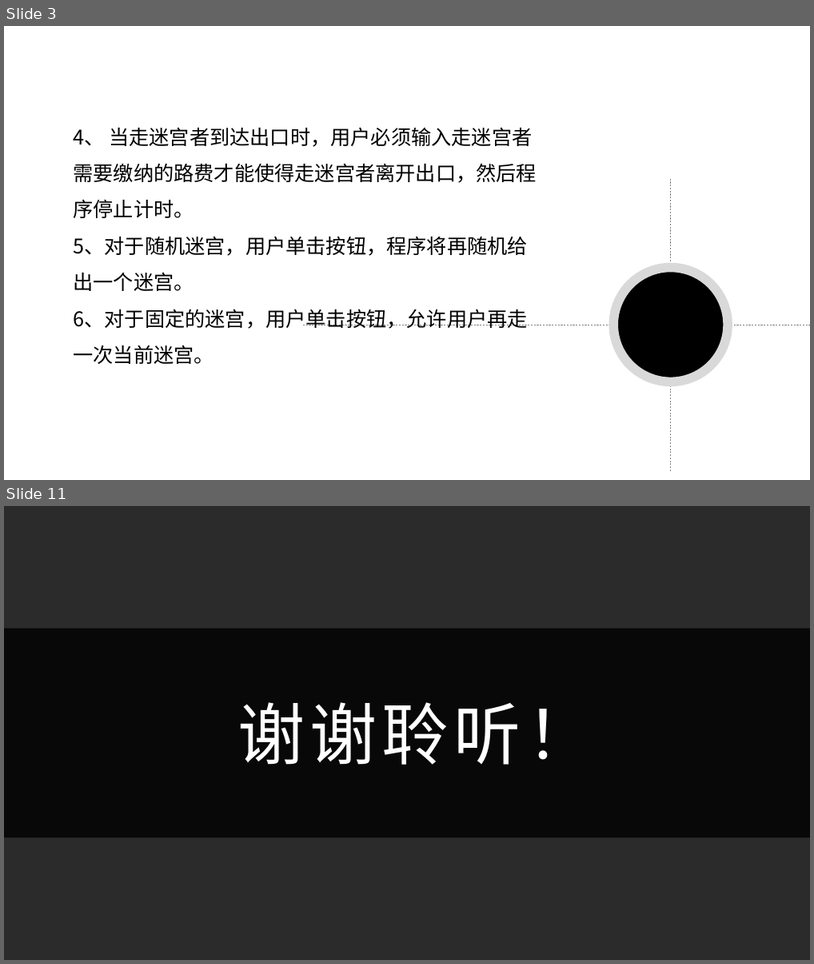
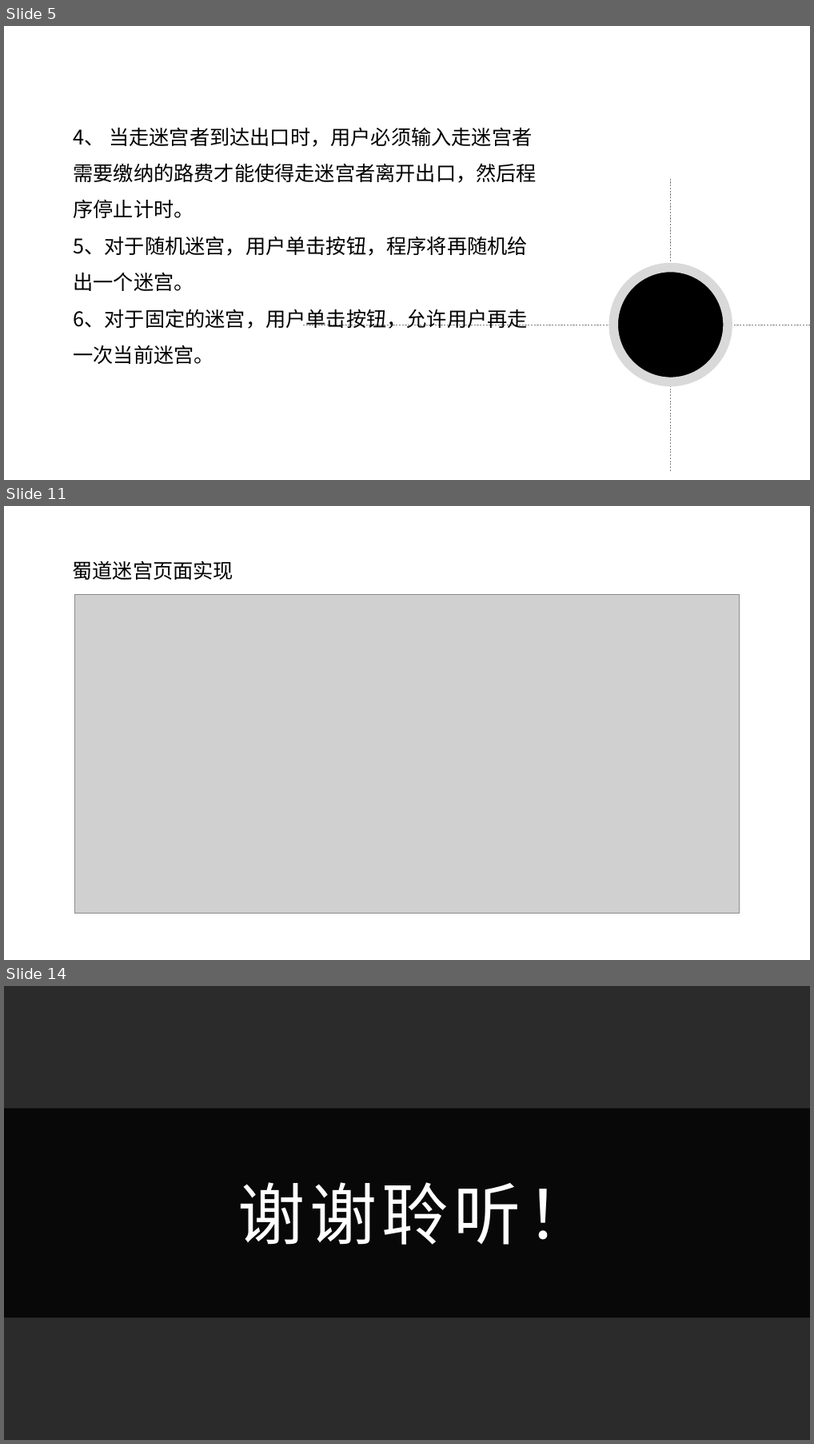
Before and after one commit to sxl888/run-a-maze, a slide deck: 第六组走迷宫答辩ppt.pptx. Shown one above the other, each under a label of ours: slides 3 and 11 before the commit, slides 5, 11 and 14 after it; the slides between them are not shown. The pictures are 814x964 and 814x1444 pixels, drawn with LibreOffice and Linux fonts; fonts in the diff are those of the drawing; grey boxes stand for pictures; background and template pictures are left out; a plain dark background stands for a picture behind light text. Boxes give left, top, right and bottom in pixels: in the first picture for what was removed or moved away, otherwise in the second. Text is boxed around its words. In the diff, an @@ line names an element or a change of style, - is before the commit and + after.

```diff
--- a/第六组走迷宫答辩ppt.pptx
+++ b/第六组走迷宫答辩ppt.pptx
@@ slide 11 added at box(4, 506, 810, 960), background picture (left out) @@
@@ text added at box(73, 560, 234, 580), 24 pt, text #000000 @@
+蜀道迷宫页面实现
@@ picture added at box(74, 594, 740, 914) @@
@@ what was slide 3 is now slide 5 @@
@@ what was slide 11 is now slide 14 @@
```
Also in this commit, not shown: 5 slides changed, 5 other slides added, 3 slides removed.
